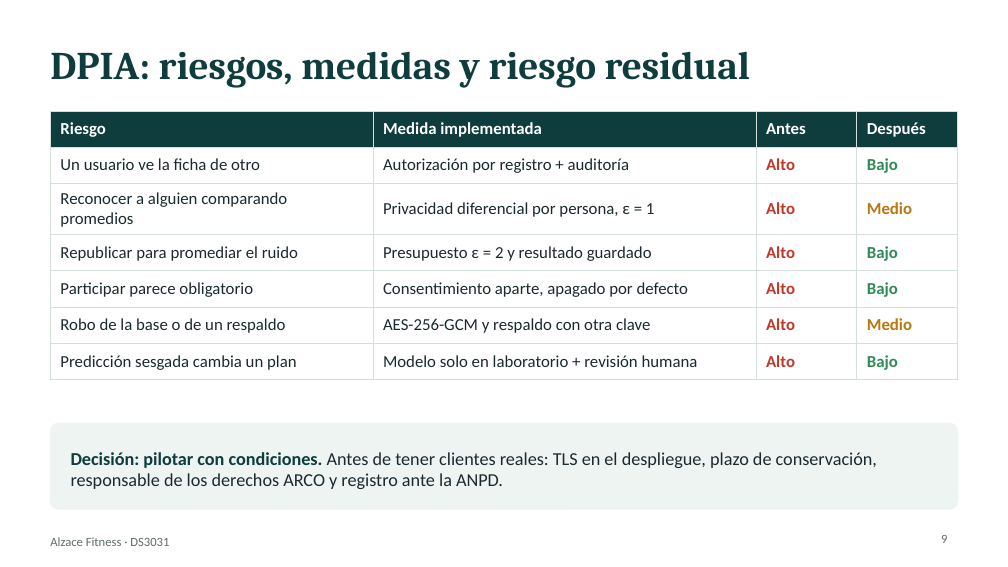
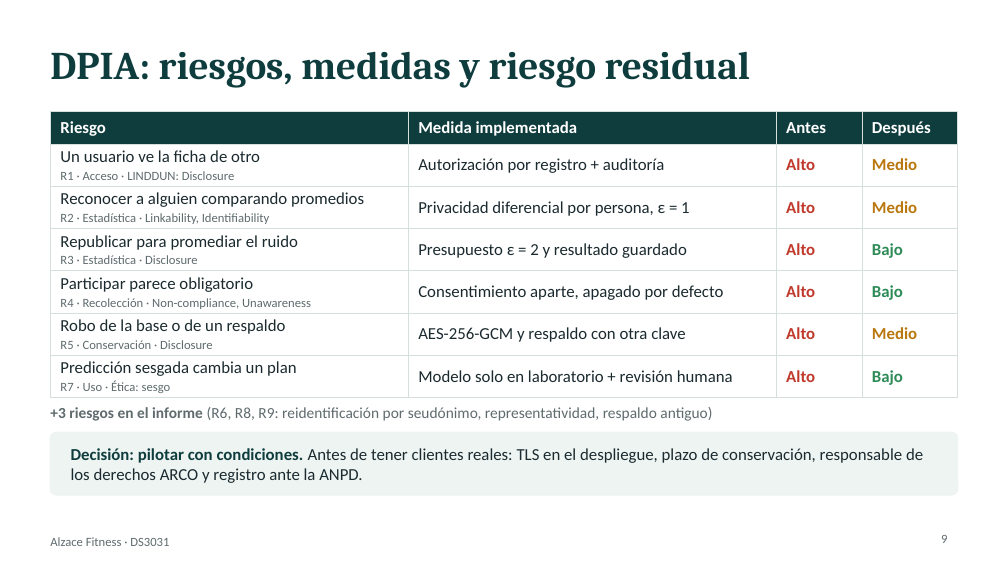
Before and after one commit to JoelxD12O/Proyecto-2---etica-y-seguridad-de-datos, a slide deck: slide 9 of presentacion/Presentacion_Alzace_Final.pptx. Drawn at 1008x567 pixels with LibreOffice and Linux fonts; fonts in the diff are those of the drawing. Boxes give left, top, right and bottom in pixels: in the first picture for what was removed or moved away, otherwise in the second. Text is boxed around its words. In the diff, an @@ line names an element or a change of style, - is before the commit and + after.

Commit message:
fix: correcciones según revisión de la rúbrica
Informe y DPIA:
- Justificación de ε=1 desde la privacidad (Hsu 2014, Lee y Clifton 2011)
- Brecha por sexo matizada como no significativa, con IC de Wilson
- Nueva sección de robustez (30 semillas, mayo 2016, topes 90/150)
- Tabla comparativa de librerías de privacidad diferencial
- DPIA con responsables, transferencia internacional, método P×I y consulta
- docs/DPIA.md alineado con el informe (R1–R9, R1 residual medio)

Presentación:
- Plan B con capturas de la demo, referencias, notas del orador por persona
- DPIA con etapa y LINDDUN, aclaraciones del modelo, conteo de pruebas

Backend y frontend:
- Solo se publican meses cerrados (422 para el mes en curso)
- Auditoría de rechazos (403, 409, 422, login fallido) y del titular
- Retención suprimida en cohortes pequeñas
- Pruebas: 11 pytest y 5 e2e
- scripts/robustez.py y evidence/robustez.json

```diff
--- a/presentacion/Presentacion_Alzace_Final.pptx
+++ b/presentacion/Presentacion_Alzace_Final.pptx
@@ table at (50,111,958,397) @@
-row 2, column 1: Un usuario ve la ficha de otro
+row 2, column 1: Un usuario ve la ficha de otro / R1 · Acceso · LINDDUN: Disclosure
-row 2, column 4: Bajo
+row 2, column 4: Medio
-row 3, column 1: Reconocer a alguien comparando promedios
+row 3, column 1: Reconocer a alguien comparando promedios / R2 · Estadística · Linkability, Identifiability
-row 4, column 1: Republicar para promediar el ruido
+row 4, column 1: Republicar para promediar el ruido / R3 · Estadística · Disclosure
-row 5, column 1: Participar parece obligatorio
+row 5, column 1: Participar parece obligatorio / R4 · Recolección · Non-compliance, Unawareness
-row 6, column 1: Robo de la base o de un respaldo
+row 6, column 1: Robo de la base o de un respaldo / R5 · Conservación · Disclosure
-row 7, column 1: Predicción sesgada cambia un plan
+row 7, column 1: Predicción sesgada cambia un plan / R7 · Uso · Ética: sesgo
@@ text added at (50,407,712,421), 11 pt, text #5F6B6D @@
++3 riesgos en el informe (R6, R8, R9: reidentificación por seudónimo, representatividad, respaldo antiguo)
@@ rounded rectangle: place and size @@
-rounded rectangle at (50,423,958,509)
+rounded rectangle at (50,432,958,495)
@@ text "Decisión: pilotar con condiciones. Antes ..." at (71,448,923,483): size 13 to 12 pt @@
```
Also in this commit, not shown: 6 other slides changed, 2 slides added, 19 other files.
